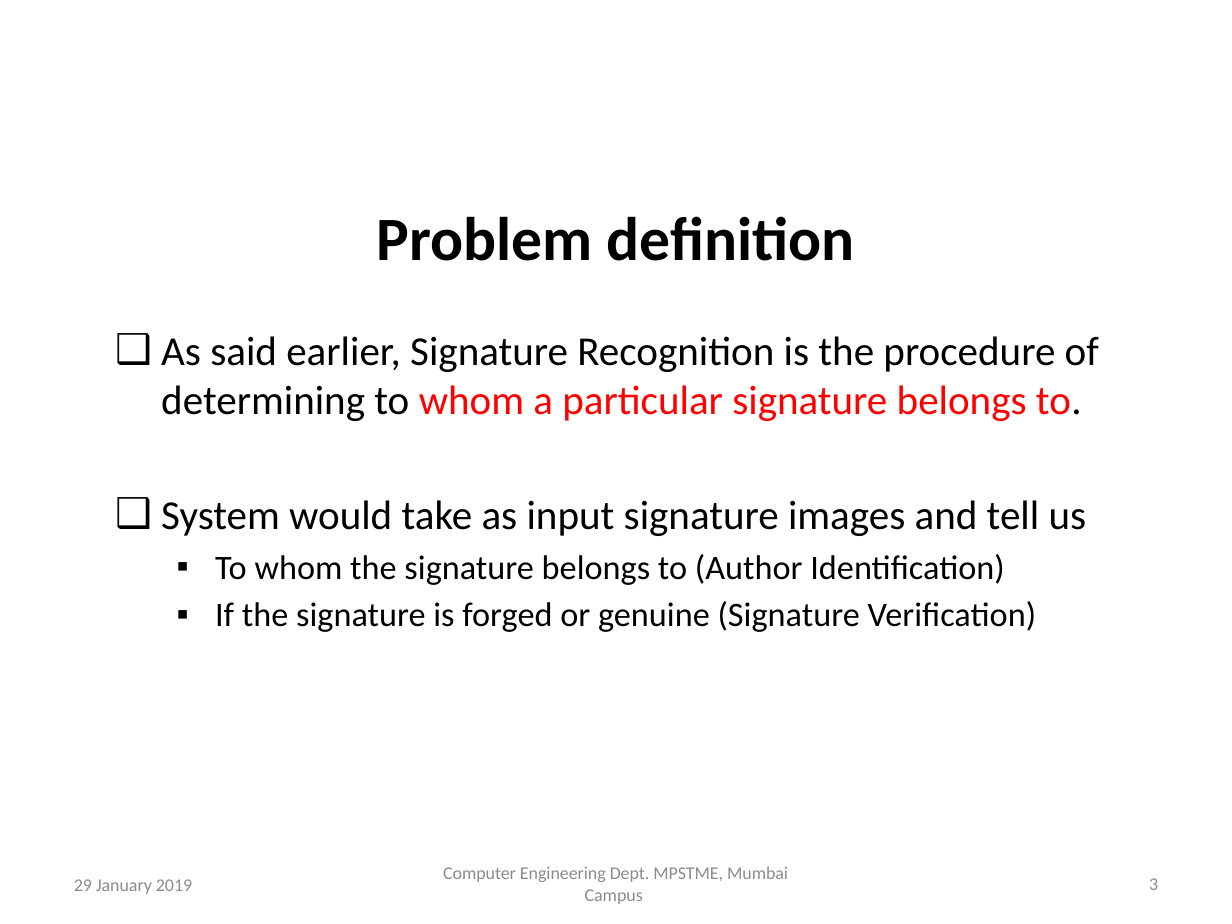
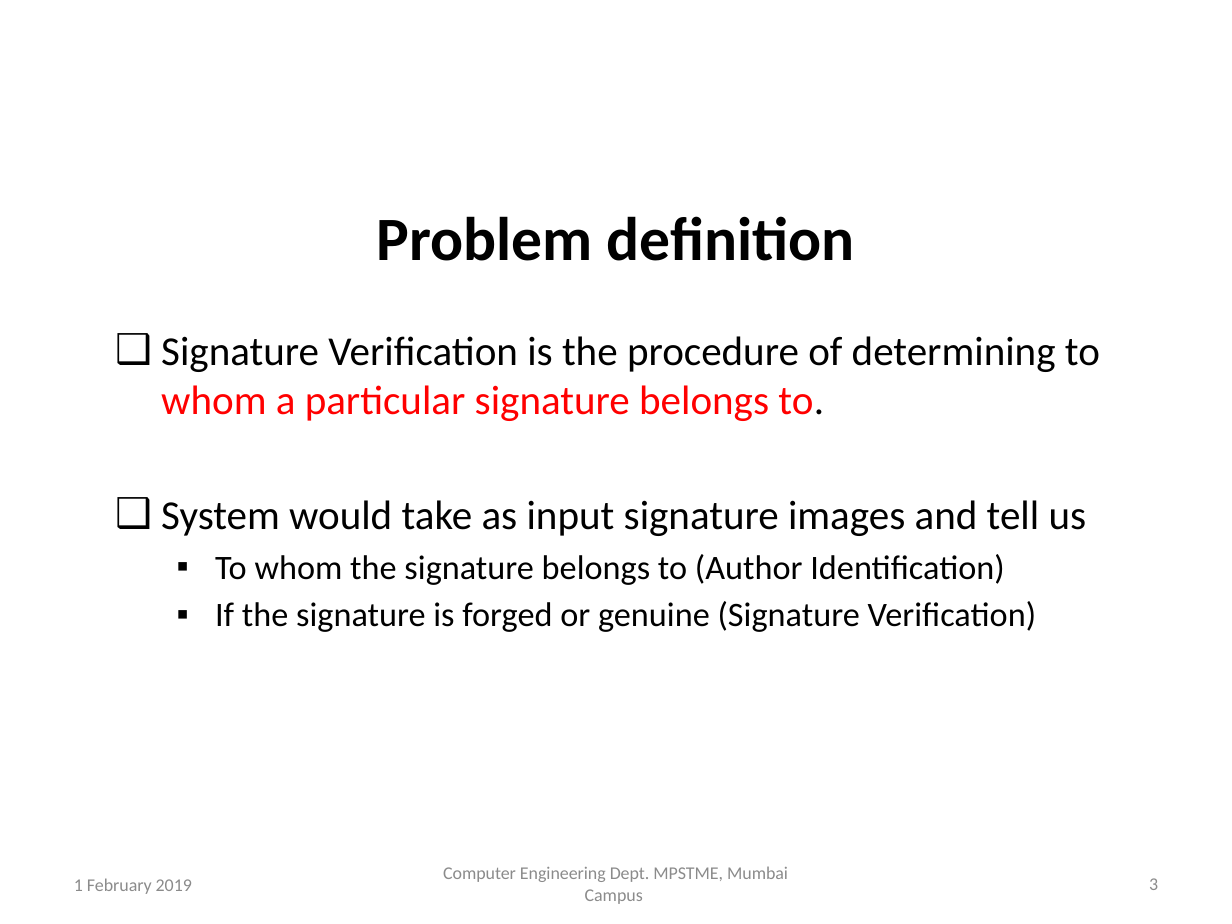
Before and after one commit to TeeeJaey/SignatureVerifier, a slide deck: slide 3 of PPT/B002_ProjectPPT.pptx. Drawn at 1232x924 pixels with LibreOffice and Linux fonts; fonts in the diff are those of the drawing; background and template pictures are left out. Boxes give left, top, right and bottom in pixels: in the first picture for what was removed or moved away, otherwise in the second. Text is boxed around its words. In the diff, an @@ line names an element or a change of style, - is before the commit and + after.

```diff
--- a/PPT/B002_ProjectPPT.pptx
+++ b/PPT/B002_ProjectPPT.pptx
@@ text at bbox=[161, 336, 1100, 421]: text changed @@
-❑ As said earlier, Signature Recognition is the procedure of determining to whom a particular signature belongs to.
+❑ Signature Verification is the procedure of determining to whom a particular signature belongs to.
@@ text at bbox=[74, 878, 192, 894]: text changed @@
-29 January 2019
+1 February 2019
```
Also in this commit, not shown: 24 other slides changed, 1 slide removed, 5 other files.
